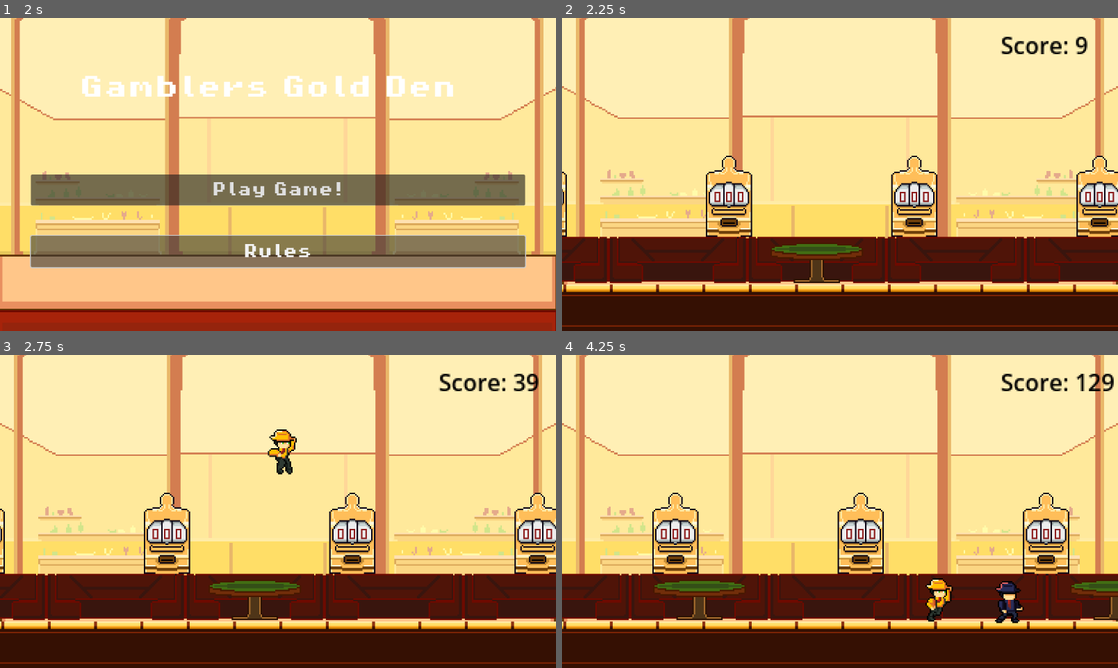
Above: before the commit, frames 1-4 (two rows, left to right).
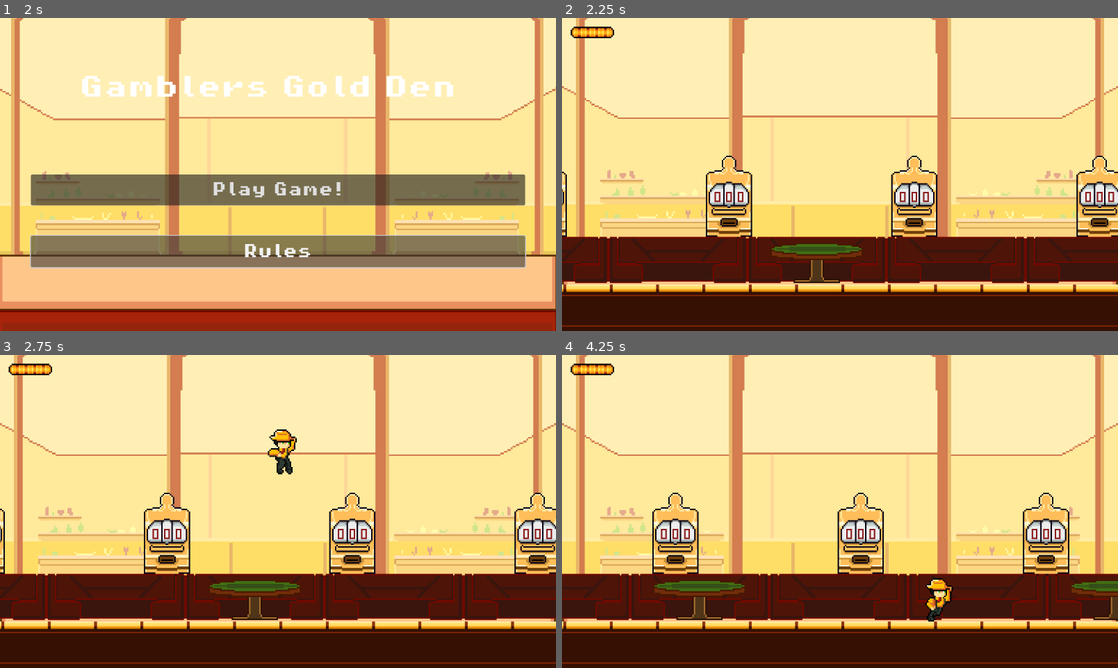
Above: after the commit, the same moments.

Repository: Ruilesser/GamePop
Game: Godot game, scene res://scenes/game/Start_Menu.tscn
The game is run twice, just before and just after one commit, with the same random seed, the same clock (stepped at 60 frames per second) and the same inputs.
Inputs:
- Up to frame 1 (2 s): click "Rules" at 0.5 s; click "Go Back" at 1.25 s
- Up to frame 2 (2.25 s): click "Play Game!" at 2 s
- Up to frame 3 (2.75 s): no input
- Up to frame 4 (4.25 s): tap Enter (ui_accept) at 2.75, 3.02, 3.77 s; hold Right (ui_right) from 2.78 s (still down)

Frame 1 is identical in both runs. In frame 2, 0.7% of the frame differs, in the area x 1-95%, y 2-12%; in frame 3, 0.8%; in frame 4, 1.3%, in the area x 1-100%, y 2-86%.

Commit message:
added hp bar

Diff:
--- a/project.godot
+++ b/project.godot
@@ -22,6 +22,7 @@
 [display]
 
 window/stretch/mode="viewport"
+window/stretch/aspect="expand"
 
 [dotnet]
 
--- a/scenes/game/Game.tscn
+++ b/scenes/game/Game.tscn
@@ -1,13 +1,13 @@
-[gd_scene load_steps=11 format=4 uid="uid://wl11sgkxst1s"]
+[gd_scene load_steps=13 format=4 uid="uid://wl11sgkxst1s"]
 
 [ext_resource type="Texture2D" uid="uid://l775mx6sdw0l" path="res://assets/tilesets/Tile_set.png" id="2_kvqbu"]
 [ext_resource type="PackedScene" uid="uid://dud8oki321fc6" path="res://scenes/player/Player.tscn" id="3_c4gvi"]
 [ext_resource type="Script" path="res://scenes/game/player_follow.gd" id="3_u4hmd"]
+[ext_resource type="Texture2D" uid="uid://dr58njsk2es7u" path="res://assets/tilesets/06 (1).png" id="3_x54ov"]
+[ext_resource type="Script" path="res://scenes/game/Show_hp.gd" id="4_anpce"]
 [ext_resource type="Texture2D" uid="uid://bvcgw644gve8g" path="res://assets/backgrounds/Parallax_1.png" id="5_qk776"]
 [ext_resource type="Texture2D" uid="uid://cpuvlwwr7a7vs" path="res://assets/backgrounds/Parallax_2.png" id="6_wriqj"]
 [ext_resource type="Texture2D" uid="uid://cw5e86se5b55a" path="res://assets/backgrounds/BG.png" id="7_6axsi"]
-[ext_resource type="PackedScene" uid="uid://c1lc0wpvh7axe" path="res://scenes/enemies/basic/BasicEnemy.tscn" id="7_horas"]
-[ext_resource type="Script" path="res://scenes/game/score.gd" id="8_m2yxu"]
 
 [sub_resource type="TileSetAtlasSource" id="TileSetAtlasSource_kwctc"]
 texture = ExtResource("2_kvqbu")
@@ -355,6 +355,22 @@
 physics_layer_0/collision_layer = 1
 sources/1 = SubResource("TileSetAtlasSource_kwctc")
 
+[sub_resource type="TileSetAtlasSource" id="TileSetAtlasSource_5ofp4"]
+texture = ExtResource("3_x54ov")
+separation = Vector2i(2, 0)
+texture_region_size = Vector2i(6, 10)
+0:0/0 = 0
+1:0/0 = 0
+2:0/0 = 0
+3:0/0 = 0
+4:0/0 = 0
+5:0/0 = 0
+6:0/0 = 0
+
+[sub_resource type="TileSet" id="TileSet_4mvh5"]
+tile_size = Vector2i(6, 10)
+sources/0 = SubResource("TileSetAtlasSource_5ofp4")
+
 [node name="Game" type="Node2D"]
 
 [node name="Camera2D" type="Camera2D" parent="."]
@@ -368,50 +384,50 @@
 tile_map_data = PackedByteArray("AAASABIAAQABAAAAAAATABIAAQABAAAAAAAUABIAAQABAAAAAAAVABIAAQABAAAAAAAjABQAAQAAAAQAAAAiAB …(1664 unchanged characters)…
 tile_set = SubResource("TileSet_7ve3i")
 
-[node name="Score" type="Label" parent="Camera2D"]
-offset_left = 111.0
-offset_top = -101.0
-offset_right = 159.0
-offset_bottom = -78.0
-text = "Score:"
-script = ExtResource("8_m2yxu")
+[node name="TileMapLayer2" type="TileMapLayer" parent="Camera2D"]
+position = Vector2(-576, -323)
+tile_map_data = PackedByteArray("AABBABYAAAAAAAAAAABCABYAAAABAAAAAABDABYAAAABAAAAAABEABYAAAABAAAAAABFABYAAAACAAAAAAA=")
+tile_set = SubResource("TileSet_4mvh5")
+script = ExtResource("4_anpce")
+player = NodePath("../../Player/Health")
 
 [node name="Player" parent="." instance=ExtResource("3_c4gvi")]
 position = Vector2(64, 71)
 
-[node name="Node" type="Node" parent="."]
-
-[node name="Parallax2D" type="Parallax2D" parent="Node"]
+[node name="Health" parent="Player" index="5"]
+hp_bar = NodePath("../../Camera2D/TileMapLayer2")
+
+[node name="parallax" type="Node" parent="."]
+
+[node name="Parallax2D" type="Parallax2D" parent="parallax"]
 z_index = -1
 scroll_scale = Vector2(1, 0)
 scroll_offset = Vector2(0, 383)
 repeat_size = Vector2(1728, 0)
 
-[node name="top layer" type="Sprite2D" parent="Node/Parallax2D"]
+[node name="top layer" type="Sprite2D" parent="parallax/Parallax2D"]
 texture = ExtResource("5_qk776")
 
-[node name="Parallax2D2" type="Parallax2D" parent="Node"]
+[node name="Parallax2D2" type="Parallax2D" parent="parallax"]
 z_index = -2
 scroll_scale = Vector2(0.1, 0)
 scroll_offset = Vector2(0, 343)
 repeat_size = Vector2(1536, 0)
 
-[node name="middle layer" type="Sprite2D" parent="Node/Parallax2D2"]
+[node name="middle layer" type="Sprite2D" parent="parallax/Parallax2D2"]
 texture = ExtResource("6_wriqj")
 
-[node name="Parallax2D3" type="Parallax2D" parent="Node"]
+[node name="Parallax2D3" type="Parallax2D" parent="parallax"]
 z_index = -3
 scale = Vector2(1.5, 1.5)
 scroll_scale = Vector2(0, 0)
 scroll_offset = Vector2(-200, 421)
 repeat_size = Vector2(320, 0)
 
-[node name="botom" type="Sprite2D" parent="Node/Parallax2D3"]
+[node name="botom" type="Sprite2D" parent="parallax/Parallax2D3"]
 position = Vector2(517.333, -57.3333)
 scale = Vector2(0.8, 0.8)
 texture = ExtResource("7_6axsi")
 
-[node name="Enemies" type="Node" parent="."]
-
-[node name="BasicEnemy" parent="Enemies" instance=ExtResource("7_horas")]
-position = Vector2(549, 170)
+[editable path="Player"]
+[editable path="Player/Hitbox"]
--- /dev/null
+++ b/scenes/game/Show_hp.gd
@@ -0,0 +1,22 @@
+extends TileMapLayer
+
+@export var player: NodePath
+var player_node
+var redraw : bool = false
+# Called when the node enters the scene tree for the first time.
+func _ready() -> void:
+	player_node = get_node(player)
+	redraw_hp()
+
+
+# Called every frame. 'delta' is the elapsed time since the previous frame.
+func _process(delta: float) -> void:
+	print(player_node.current_health)
+	if (redraw):
+		redraw_hp()
+
+func redraw_hp() -> void:
+	var bars = ceil(player_node.current_health/20)
+	var cell_positions = get_used_cells()
+	for i in range(bars):
+		set_cell(cell_positions[i],0,get_cell_atlas_coords(cell_positions[i])+Vector2i(3,0),0)
--- a/scenes/game/Start_Button.gd
+++ b/scenes/game/Start_Button.gd
@@ -3,11 +3,10 @@
 
 # Called when the node enters the scene tree for the first time.
 func _ready():
-	var next_scene = preload("res://scenes/game/Game.tscn")
+	#var next_scene = preload("res://scenes/game/Game.tscn")
 	var button = self
 	button.pressed.connect(_button_pressed)
 	add_child(button)
 
 func _button_pressed():
 	get_tree().change_scene_to_file("res://scenes/game/Game.tscn")
-	print("Hello world!")
--- a/scenes/util/health/Health.gd
+++ b/scenes/util/health/Health.gd
@@ -3,37 +3,47 @@
 
 @export var MaxHealth: int = 100
 var current_health: int = MaxHealth
+@export var hp_bar: NodePath
+var hp_bar_script
+# Play the hurt animation.
+func _ready() -> void:
+	if (hp_bar):
+		hp_bar_script = get_node(hp_bar)
 
-# Play the hurt animation.
 func _play_hurt_animation():
-    var animator = get_parent().get_node("AnimatedSprite2D")
-    animator.play("hurt")
-    await animator.animation_finished
-    animator.play("idle")
+	var animator = get_parent().get_node("AnimatedSprite2D")
+	animator.play("hurt")
+	await animator.animation_finished
+	animator.play("idle")
 
 # Take damage from the player.
 func take_damage(damage: int) -> int:
-    current_health = max(0, current_health - damage)
-    call_deferred("_play_hurt_animation")
-    return current_health
+	current_health = max(0, current_health - damage)
+	call_deferred("_play_hurt_animation")
+	return current_health
+	hp_bar_script.redraw = true
 
 # Heal the player.
 func heal(heal_amount: int) -> int:
-    current_health = min(MaxHealth, current_health + heal_amount)
-    return current_health
+	current_health = min(MaxHealth, current_health + heal_amount)
+	hp_bar_script.redraw = true
+	return current_health
+
 
 # Reset health to maximum.
 func reset_health() -> void:
-    current_health = MaxHealth
+	current_health = MaxHealth
+	hp_bar_script.redraw = true
 
 # Check if the entity is alive.
 func is_alive() -> bool:
-    return current_health > 0
+	return current_health > 0
 
 # Check if the entity is dead.
 func is_dead() -> bool:
-    return current_health == 0
+	return current_health == 0
 
 # Set health to a specific value.
 func set_health(value: int) -> void:
-    current_health = clamp(value, 0, MaxHealth)
+	current_health = clamp(value, 0, MaxHealth)
+	hp_bar_script.redraw = true
Binary file added: assets/tilesets/06 (1).png
Not shown, added: assets/tilesets/06 (1).png.import
